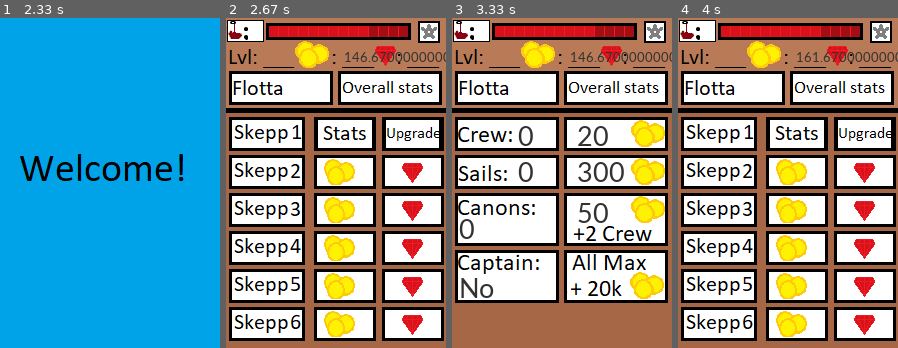
Above: before the commit, frames 1-4 (left to right).
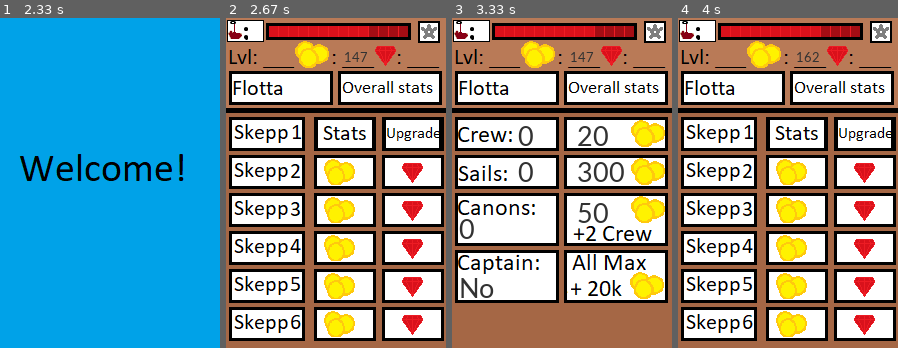
Above: after the commit, the same moments.

Repository: Eliashagge1/PygamePirateIdle
Game: pygame game, started from main/PirateIdle.py
The game is run twice, just before and just after one commit, with the same random seed, the same clock (stepped at 60 frames per second) and the same inputs.
Inputs (mouse positions are in pixels of both pictures, inside the frame that each line leads up to):
- Up to frame 1 (2.33 s): no input
- Up to frame 2 (2.67 s): press the mouse at (415, 156) at 2.43 s; move the mouse to (340, 186) at 2.53 s; move the mouse to (263, 216) at 2.63 s
- Up to frame 3 (3.33 s): release the mouse at (489, 216) at 2.67 s; click (639, 245) at 2.78 s; click (570, 169) at 3.12 s
- Up to frame 4 (4 s): press the mouse at (796, 169) at 3.43 s; move the mouse to (755, 130) at 3.53 s; move the mouse to (711, 93) at 3.63 s; release the mouse at (711, 93) at 3.67 s

Frame 1 is identical in both runs. In frame 2, 0.5% of the frame differs, in the area x 60-100%, y 10-14%; in frame 3, 0.5%; in frame 4, 0.5%.

Commit message:
Update PirateIdle.py

Diff:
--- a/main/PirateIdle.py
+++ b/main/PirateIdle.py
@@ -71,14 +71,14 @@
         mainDictionary[f] = {
             "sails"+str(x): 0,
             "sailsCost"+str(x): 300,
-            "sailsStandCost"+str(x): 300 * x,
+            "sailsStandCost"+str(x): 300 * 1.5 ** x,
             "sailsCostMulti"+str(x): 1.5,
             "sailsMulti"+str(x): 1.2,
             "maxSails"+str(x): 10,
 
             "crew"+str(x): 0,
             "crewCost"+str(x): 20,
-            "crewStandCost"+str(x): 20 * x,
+            "crewStandCost"+str(x): 20 * 1.5 ** x,
             "crewCostMulti"+str(x): 1.1,
             "crewMulti"+str(x): 1.1,
             "crewLifetime"+str(x): 0,
@@ -86,13 +86,13 @@
 
             "canons"+str(x): 0,
             "canonsCost"+str(x): 50,
-            "canonsStandCost"+str(x): 50 * x,
+            "canonsStandCost"+str(x): 50 * 1.5 ** x,
             "canonsCostMulti"+str(x): 1.2,
             "canonsMulti"+str(x): 1.25,
             "maxCanons"+str(x): 20,
 
             "captain"+str(x): 0,
-            "captainEarn"+str(x): 2500,
+            "captainEarn"+str(x): 500,
             "captainCost"+str(x): 20000
         }
         globals().update(mainDictionary)
@@ -262,7 +262,7 @@
                  mainDictionary["ship"+str(i)].get("canons"+str(i))) +
                 mainDictionary["ship"+str(i)].get("captainEarn"+str(i)) *
                 mainDictionary["ship"+str(i)].get("captain"+str(i)) *
-                (shipList.__len__()+1)
+                i
                           )
     for i in range(1, incomeList.__len__()+1):
         innerIncome = innerIncome + incomeList[i-1]
@@ -273,22 +273,18 @@
 # Timer speed
 def timerSpeedFunction():
     global timerStand
-    shipList = []
     timerList = [1]
     innerTimer = 0
-    for i in mainDictionary:
-        shipList.append(i)
     for i in range(1, 10):
         ship(i, "crew"+str(i), 0)
-        if ((mainDictionary["ship"+str(i)].get("sailsMulti"+str(i)) **
-             mainDictionary["ship"+str(i)].get("sails"+str(i)))) != 1:
+        if (mainDictionary["ship"+str(i)].get("sails"+str(i))) != 0:
             timerList.append(
                 (mainDictionary["ship"+str(i)].get("sailsMulti"+str(i)) **
                  mainDictionary["ship"+str(i)].get("sails"+str(i)))
                           )
         else:
             timerList.append(0)
-    for i in range(1, timerList.__len__()+1):
+    for i in range(0, timerList.__len__()):
         innerTimer = innerTimer + timerList[i-1]
     timerReturnSpeed = timerStand / innerTimer
     return round(timerReturnSpeed)
@@ -642,7 +638,7 @@
         elif balance >= 1000000:
             textBalance = smallFont.render((str(round(balance/1000000))+"M"), True, textColour)
         else:
-            textBalance = smallFont.render((str(balance)), True, textColour)
+            textBalance = smallFont.render((str(round(balance))), True, textColour)
         window.blit(textBalance, balancePosition)
 
     pygame.display.flip()
